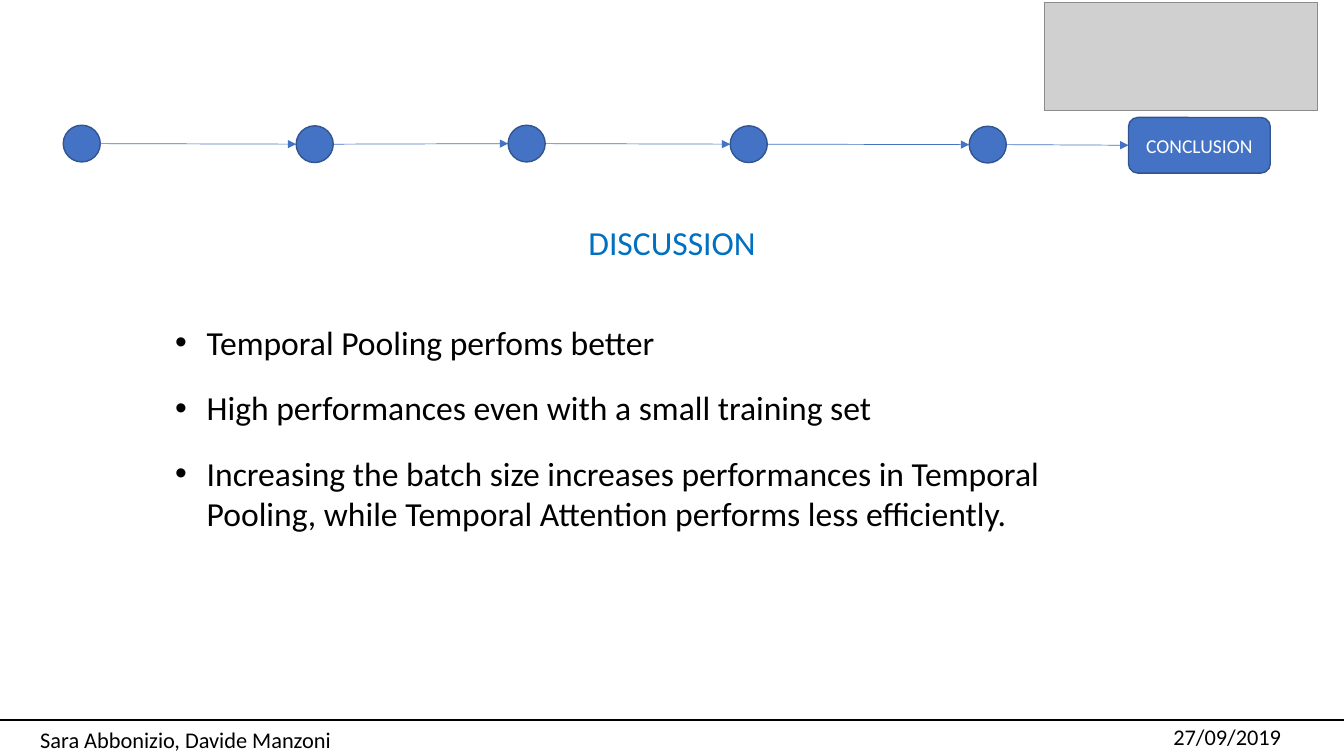
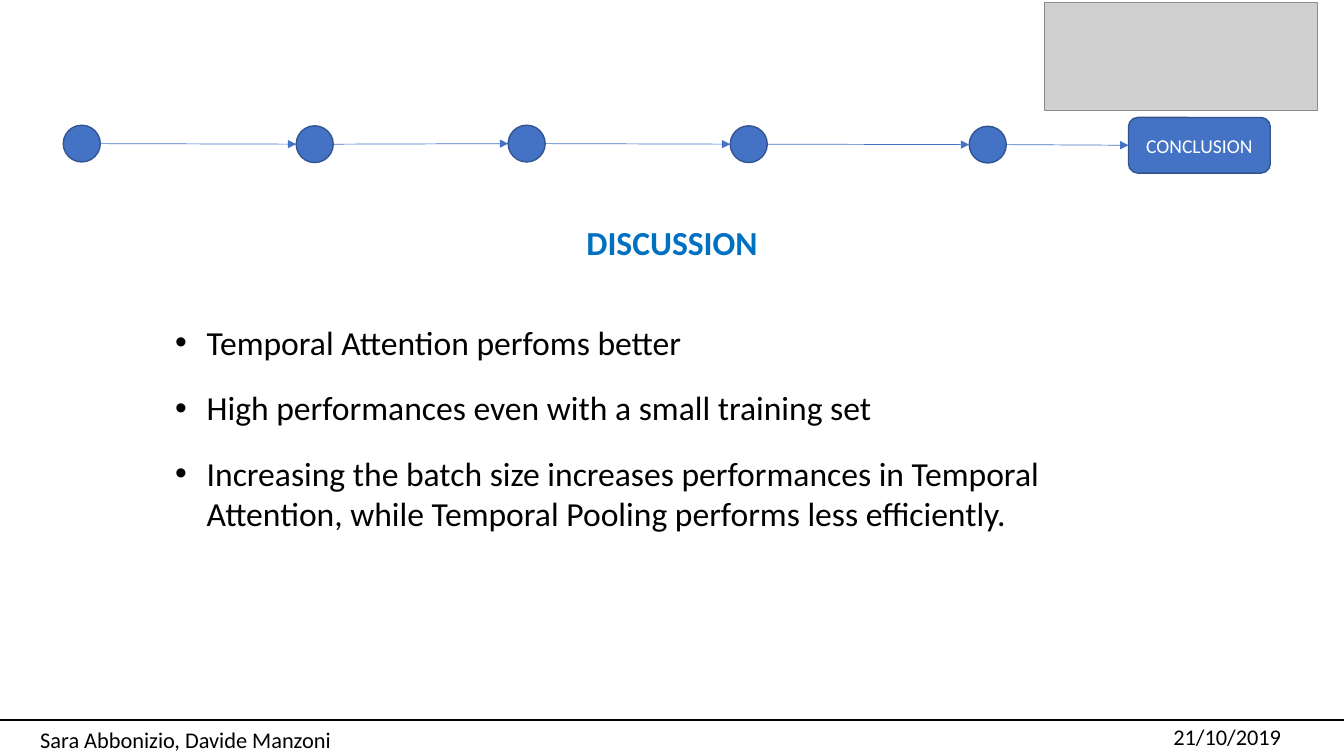
Before and after one commit to univpmCV2019/ReIdentification, a slide deck: slide 15 of Presentazione.pptx (slide 14 before the commit). Drawn at 1344x756 pixels with LibreOffice and Linux fonts; fonts in the diff are those of the drawing; grey boxes stand for pictures. Boxes give left, top, right and bottom in pixels: in the first picture for what was removed or moved away, otherwise in the second. Text is boxed around its words. In the diff, an @@ line names an element or a change of style, - is before the commit and + after.

```diff
--- a/Presentazione.pptx
+++ b/Presentazione.pptx
@@ text "DISCUSSION" at (586,233,757,256): bold on @@
@@ text at (207,331,682,361): text changed @@
-• Temporal Pooling perfoms better
+• Temporal Attention perfoms better
@@ text at (207,462,1039,532): text changed @@
-• Increasing the batch size increases performances in Temporal Pooling, while Temporal Attention performs less efficiently.
+• Increasing the batch size increases performances in Temporal Attention, while Temporal Pooling performs less efficiently.
@@ text at (1173,729,1281,746): text changed @@
-27/09/2019
+21/10/2019
```
Also in this commit, not shown: 14 other slides changed, 1 slide added, 1 other file.
